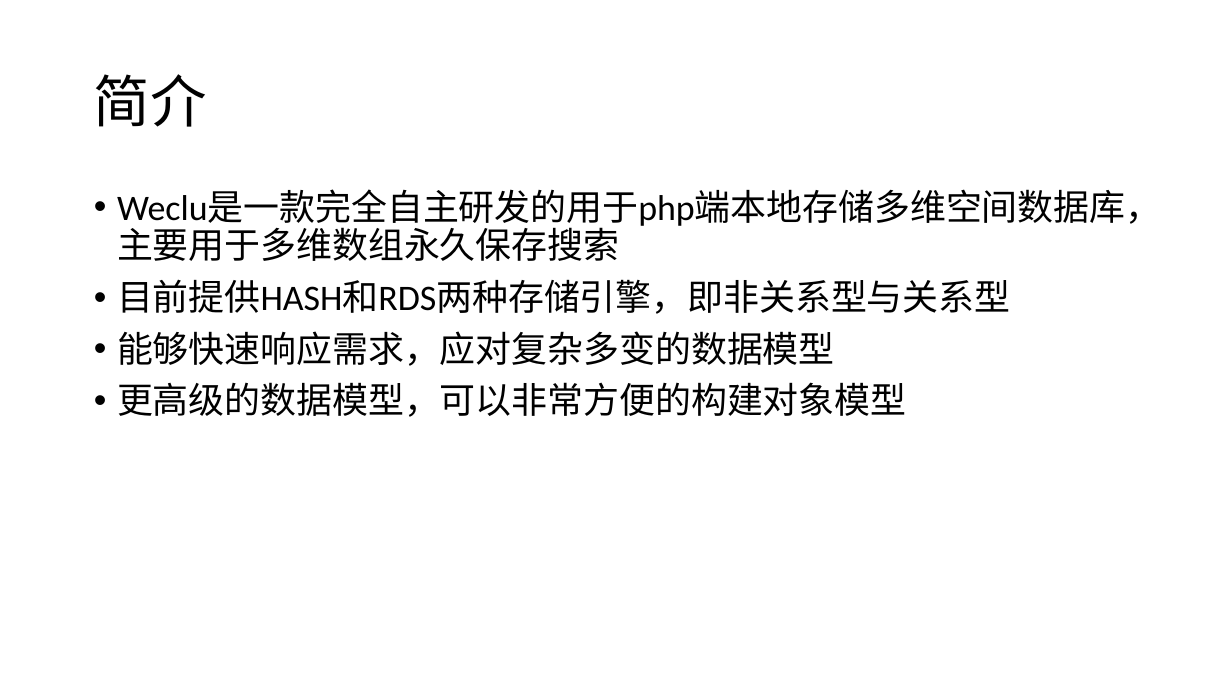
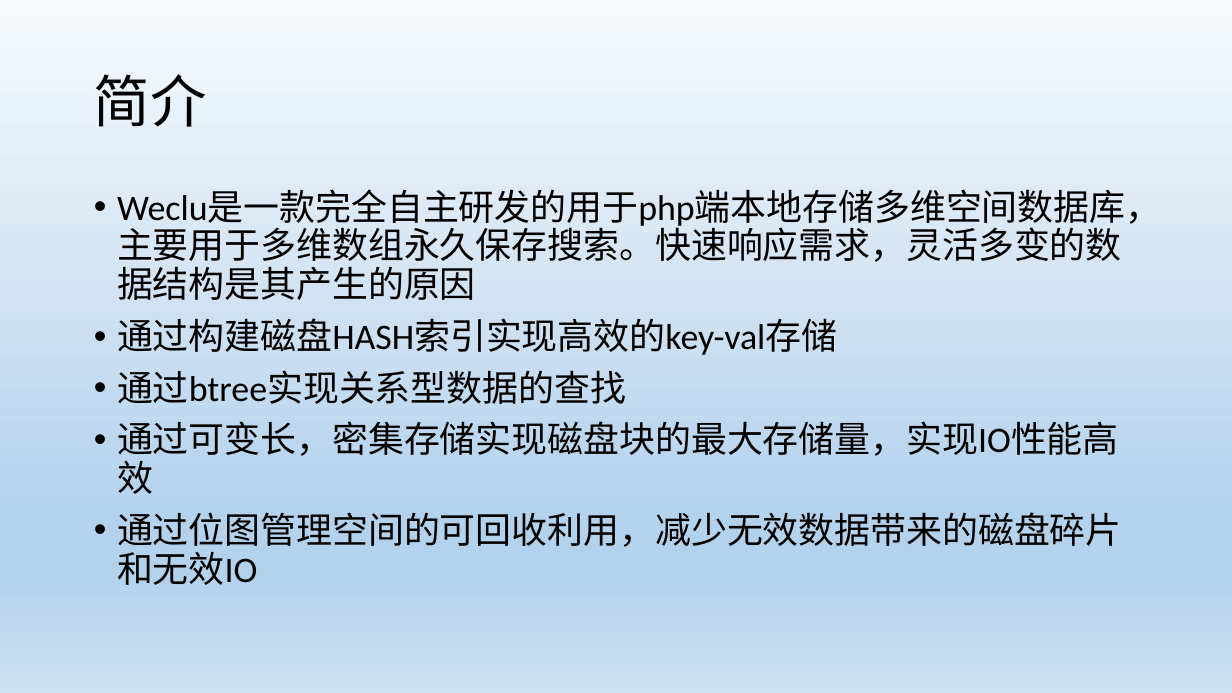
Before and after one commit to zoujunrong/weclu, a slide deck: slide 3 of weclu.pptx. Drawn at 1232x693 pixels with LibreOffice and Linux fonts; fonts in the diff are those of the drawing. Boxes give left, top, right and bottom in pixels: in the first picture for what was removed or moved away, otherwise in the second. Text is boxed around its words. In the diff, an @@ line names an element or a change of style, - is before the commit and + after.

```diff
--- a/weclu.pptx
+++ b/weclu.pptx
@@ background #FFFFFF to gradient #F7FAFD to #B5D2EC to #CEE1F2 @@
@@ text at (x1=117, y1=190, x2=1161, y2=585): text changed @@
-• Weclu是一款完全自主研发的用于php端本地存储多维空间数据库，主要用于多维数组永久保存搜索
-• 目前提供HASH和RDS两种存储引擎，即非关系型与关系型
-• 能够快速响应需求，应对复杂多变的数据模型
-• 更高级的数据模型，可以非常方便的构建对象模型
+• Weclu是一款完全自主研发的用于php端本地存储多维空间数据库，主要用于多维数组永久保存搜索。快速响应需求，灵活多变的数据结构是其产生的原因
+• 通过构建磁盘HASH索引实现高效的key-val存储
+• 通过btree实现关系型数据的查找
+• 通过可变长，密集存储实现磁盘块的最大存储量，实现IO性能高效
+• 通过位图管理空间的可回收利用，减少无效数据带来的磁盘碎片和无效IO
```
Also in this commit, not shown: 12 other slides changed, 8 slides added, 1 slide removed, 9 other files.
